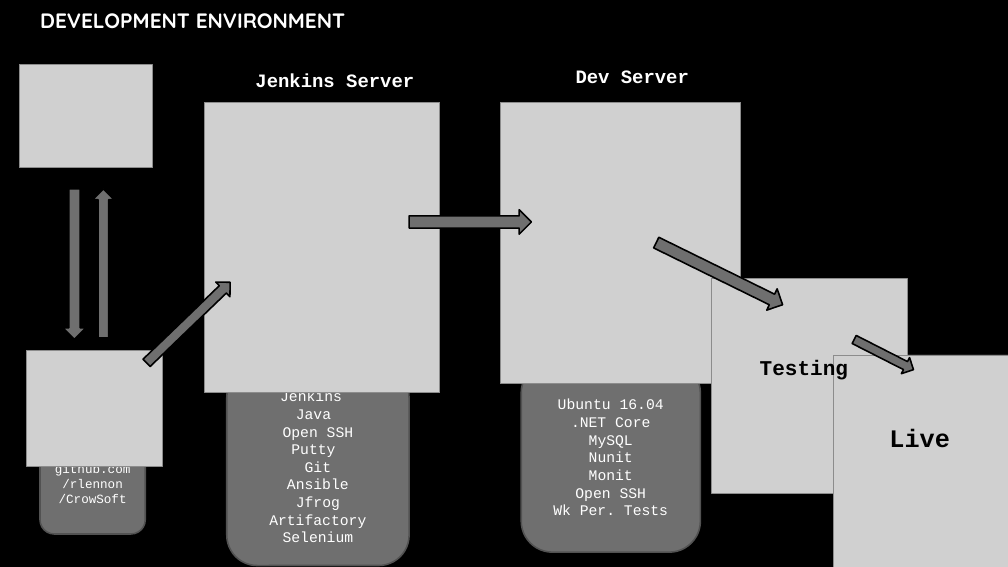
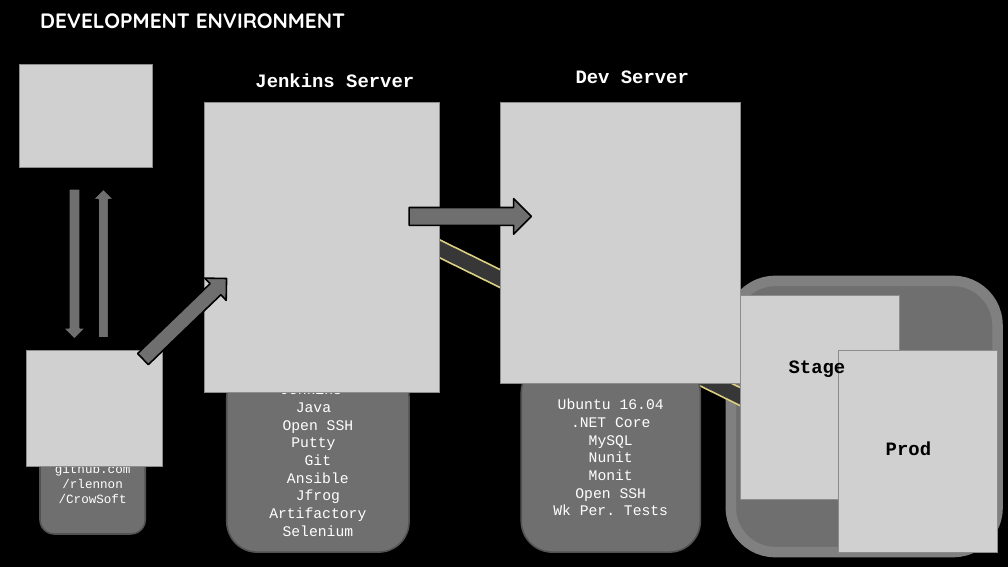
Before and after one commit to rlennon/CrowSoft, a slide deck: slide 7 of Documentation/CrowSoft Audit.pptx. Drawn at 1008x567 pixels with LibreOffice and Linux fonts; fonts in the diff are those of the drawing; grey boxes stand for pictures; background and template pictures are left out. Boxes give left, top, right and bottom in pixels: in the first picture for what was removed or moved away, otherwise in the second. Text is boxed around its words. In the diff, an @@ line names an element or a change of style, - is before the commit and + after.

```diff
--- a/Documentation/CrowSoft Audit.pptx
+++ b/Documentation/CrowSoft Audit.pptx
@@ right arrow resized from (x1=409, y1=209, x2=532, y2=234) to (x1=409, y1=199, x2=532, y2=234) @@
@@ right arrow resized from (x1=651, y1=232, x2=787, y2=315) to (x1=414, y1=225, x2=776, y2=425) @@
@@ right arrow at (x1=414, y1=225, x2=776, y2=425): fill #6F6F6F to #383838; outline #000000 1.5 pt to #DCD084 1.5 pt; proportions changed @@
@@ right arrow resized from (x1=139, y1=275, x2=237, y2=370) to (x1=133, y1=267, x2=238, y2=370) @@
@@ picture removed at (x1=712, y1=279, x2=907, y2=493) @@
@@ rounded rectangle added at (x1=731, y1=281, x2=998, y2=553), fill #6F6F6F, outline #808080 10 pt @@
@@ picture resized from (x1=834, y1=355, x2=1008, y2=567) to (x1=741, y1=296, x2=901, y2=500) @@
@@ picture added at (x1=839, y1=351, x2=998, y2=552) @@
@@ right arrow removed at (x1=850, y1=331, x2=918, y2=378) @@
@@ rounded rectangle "Jenkins" resized from (x1=227, y1=368, x2=409, y2=566) to (x1=227, y1=368, x2=409, y2=553) @@
@@ text removed at (x1=760, y1=360, x2=848, y2=382) @@
-Testing
@@ text added at (x1=789, y1=360, x2=846, y2=379), 18 pt, text #000000, bold @@
+Stage
@@ text added at (x1=886, y1=442, x2=931, y2=455), 18 pt, text #000000, bold @@
+Prod
@@ text removed at (x1=889, y1=429, x2=950, y2=448) @@
-Live
```
Also in this commit, not shown: 1 other slide changed.
